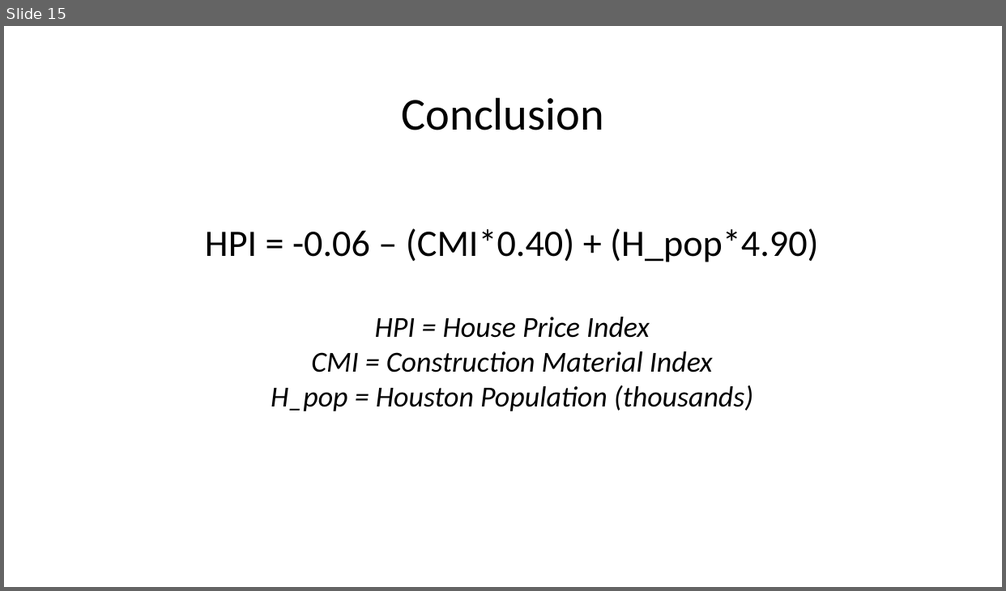
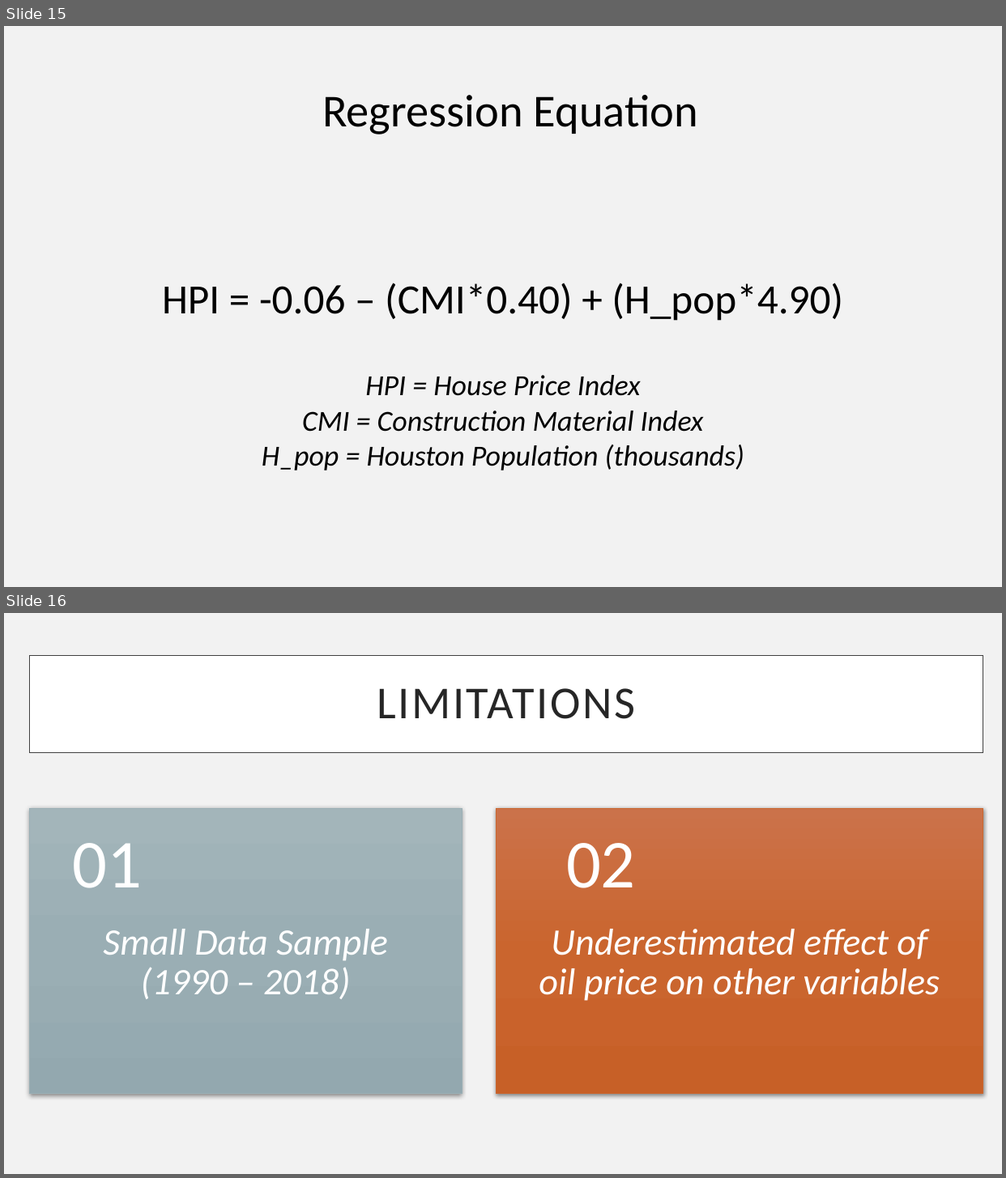
Before and after one commit to dxvo/DGJ_project, a slide deck: Final_Presentation.pptx. Shown one above the other, each under a label of ours: slide 15 before the commit, slides 15 and 16 after it. The pictures are 1006x591 and 1006x1178 pixels, drawn with LibreOffice and Linux fonts; fonts in the diff are those of the drawing. Boxes give left, top, right and bottom in pixels: in the first picture for what was removed or moved away, otherwise in the second. Text is boxed around its words. In the diff, an @@ line names an element or a change of style, - is before the commit and + after.

```diff
--- a/Final_Presentation.pptx
+++ b/Final_Presentation.pptx
@@ slide 16 added at <box>4,613,1002,1174</box>, background #F2F2F2 @@
@@ rectangle added at <box>29,656,982,753</box>, fill #FFFFFF, outline #404040 0.75 pt, 44 pt, text #262626 @@
+LIMITATIONS
@@ group added at <box>29,808,983,1094</box>: 4 texts, 2 rectangles @@
+Small Data Sample (1990 – 2018)
+01
+Underestimated effect of oil price on other variables
+02
@@ slide 15 changed as well @@
@@ background #FFFFFF to #F2F2F2 @@
@@ text at <box>322,95,698,135</box>: text changed @@
-Conclusion
+Regression Equation
@@ text "HPI = -0.06 – (CMI*0.40) ...": place and size @@
-text "HPI = -0.06 – (CMI*0.40) ..." at <box>205,228,818,412</box>
+text "HPI = -0.06 – (CMI*0.40) ..." at <box>162,283,843,471</box>
@@ text at <box>162,283,843,321</box>: size 36 to 40 pt in "HPI = -0.06 – (CMI*0.40) + (H_pop*4.90)" @@
```
Also in this commit, not shown: 11 other slides changed, 5 other slides added, 3 slides removed, 7 other files.
